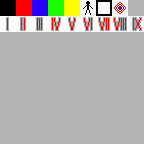
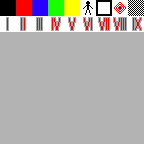
Revision of a layered 144px x 144px image; what changed, layer by layer:
painted on "Hintergrund" over 128, 0, 144, 16
